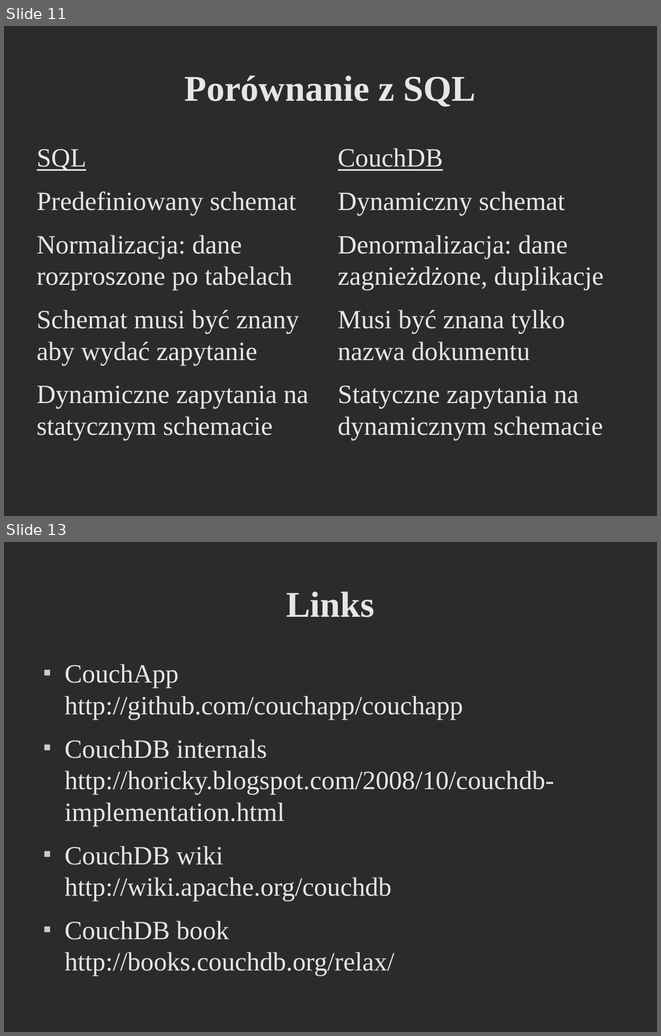
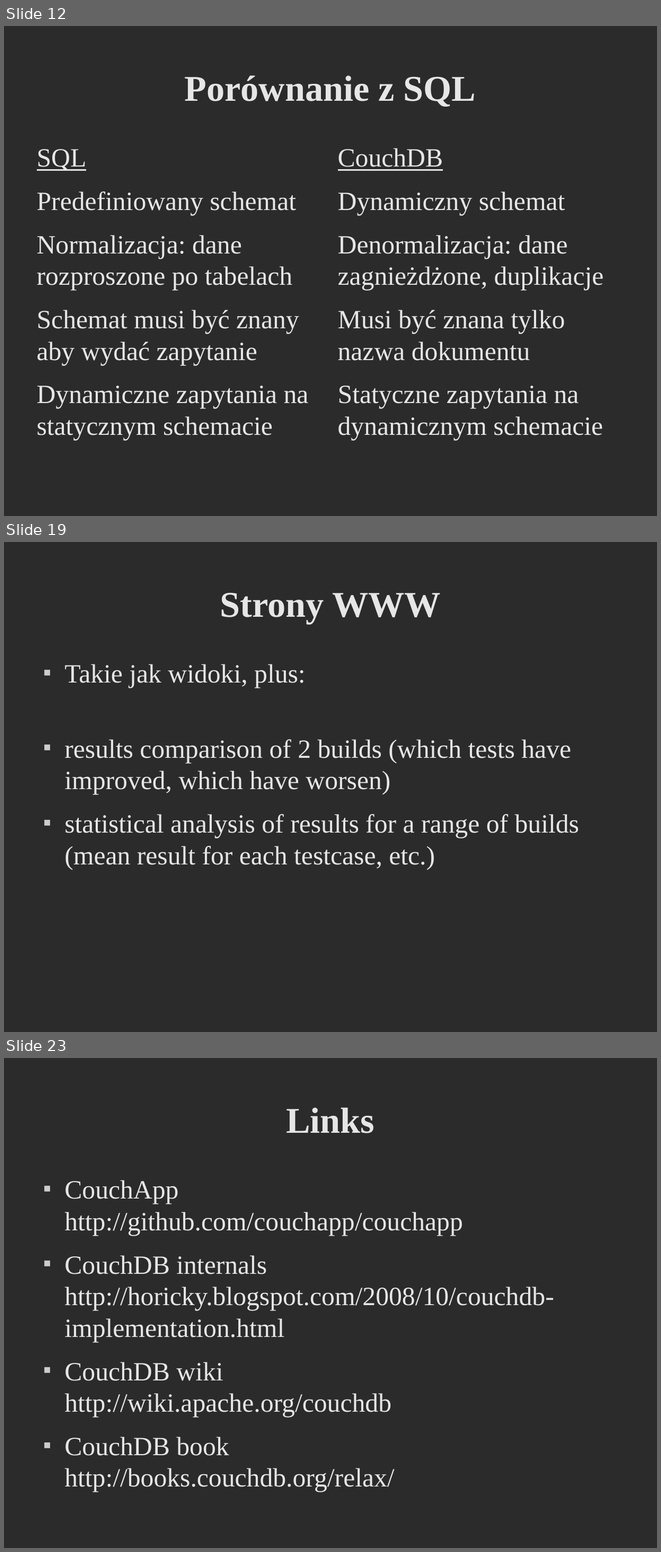
Before and after one commit to godfryd/checking-couchdb, a slide deck: checking-couchdb.odp. Shown one above the other, each under a label of ours: slides 11 and 13 before the commit, slides 12, 19 and 23 after it; the slides between them are not shown. The pictures are 661x1036 and 661x1552 pixels, drawn with LibreOffice and Linux fonts; fonts in the diff are those of the drawing; background and template pictures are left out; a plain dark background stands for a picture behind light text. Boxes give left, top, right and bottom in pixels: in the first picture for what was removed or moved away, otherwise in the second. Text is boxed around its words. In the diff, an @@ line names an element or a change of style, - is before the commit and + after.

```diff
--- a/checking-couchdb.odp
+++ b/checking-couchdb.odp
@@ slide 19 added at box(4, 542, 657, 1032), background picture (left out) @@
@@ title added at box(220, 593, 441, 624), 44 pt, text #E6E6E6, bold @@
+Strony WWW
@@ text added at box(64, 664, 579, 870), 32 pt, text #E6E6E6 @@
+■ Takie jak widoki, plus:
+■ results comparison of 2 builds (which tests have improved, which have worsen)
+■ statistical analysis of results for a range of builds (mean result for each testcase, etc.)
@@ what was slide 11 is now slide 12 @@
@@ what was slide 13 is now slide 23 @@
```
Also in this commit, not shown: 3 slides changed, 9 other slides added, 4 other files.
